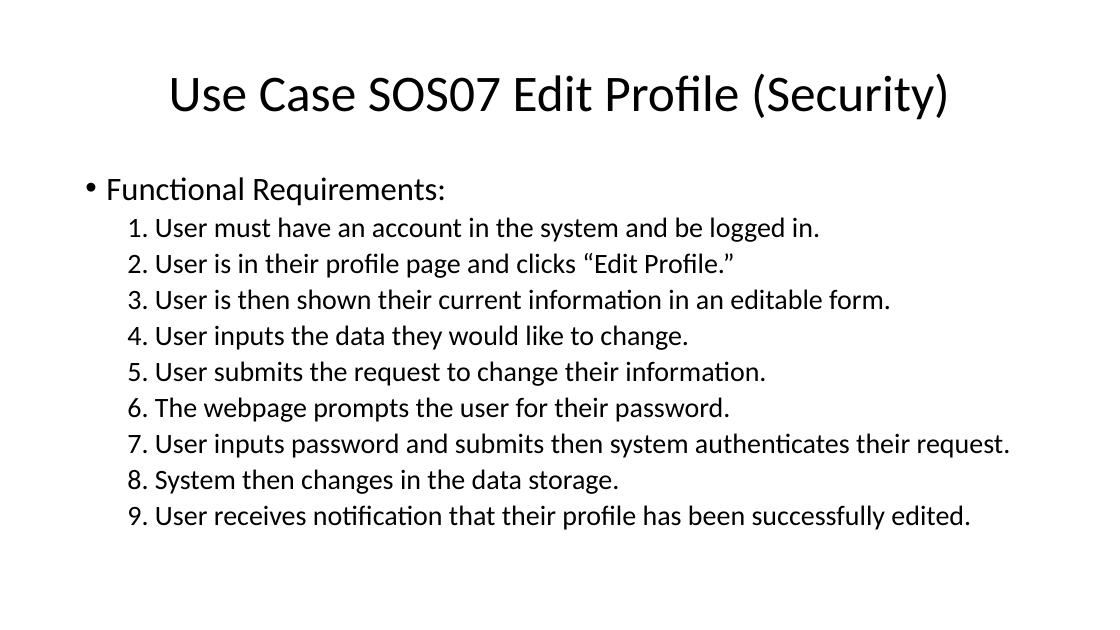
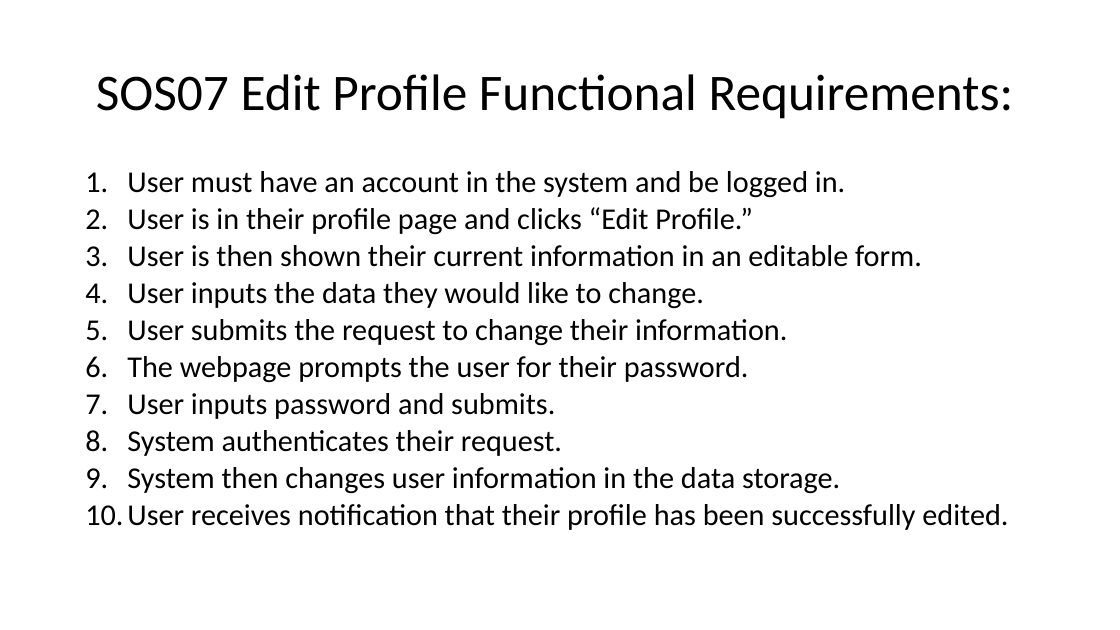
Before and after one commit to arocho032/CEN4010-Team-5, a slide deck: slide 7 of specifications/deliv1/SOS Deliverable 1 Presentation.pptx. Drawn at 1120x630 pixels with LibreOffice and Linux fonts; fonts in the diff are those of the drawing. Boxes give left, top, right and bottom in pixels: in the first picture for what was removed or moved away, otherwise in the second. Text is boxed around its words. In the diff, an @@ line names an element or a change of style, - is before the commit and + after.

```diff
--- a/specifications/deliv1/SOS Deliverable 1 Presentation.pptx
+++ b/specifications/deliv1/SOS Deliverable 1 Presentation.pptx
@@ title at [96,74,1014,119]: text changed @@
-Use Case SOS07 Edit Profile (Security)
+SOS07 Edit Profile Functional Requirements:
@@ text at [127,171,1008,530]: text changed; size 24 to 25.9 pt @@
-• Functional Requirements:
-  1. User must have an account in the system and be logged in.
-  2. User is in their profile page and clicks “Edit Profile.”
-  3. User is then shown their current information in an editable form.
-  4. User inputs the data they would like to change.
-  5. User submits the request to change their information.
-  6. The webpage prompts the user for their password.
-  7. User inputs password and submits then system authenticates their request.
-  8. System then changes in the data storage.
-  9. User receives notification that their profile has been successfully edited.
+1. User must have an account in the system and be logged in.
+2. User is in their profile page and clicks “Edit Profile.”
+3. User is then shown their current information in an editable form.
+4. User inputs the data they would like to change.
+5. User submits the request to change their information.
+6. The webpage prompts the user for their password.
+7. User inputs password and submits.
+8. System authenticates their request.
+9. System then changes user information in the data storage.
+10. User receives notification that their profile has been successfully edited.
```
Also in this commit, not shown: 3 other slides changed, 1 slide added, 1 slide removed, 1 other file.
